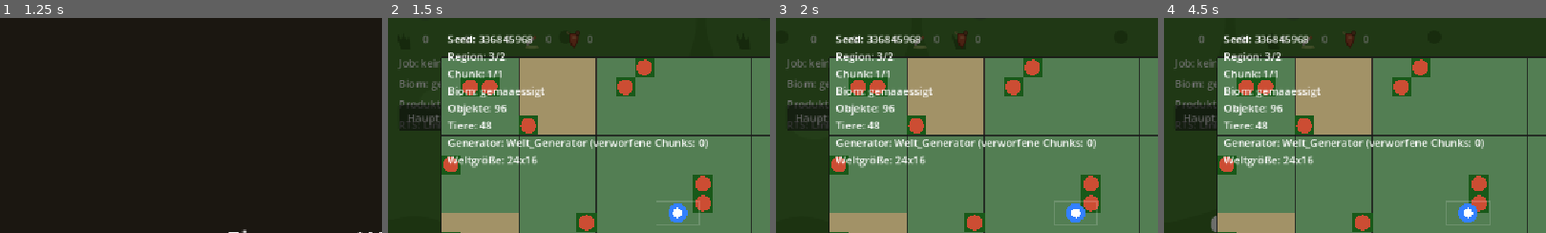
Above: before the commit, frames 1-4 (left to right).
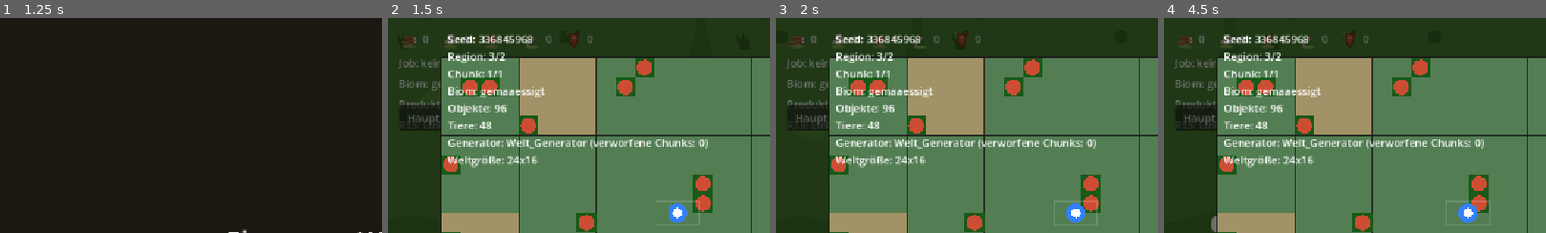
Above: after the commit, the same moments.

Repository: vannon091118/snip-warfare
Game: Godot game, scene res://ui/scenes/hauptmenue.tscn
Same seed, same stepped clock (60 frames per second), same inputs: the game is played once before the commit and once after it.
Inputs (mouse positions are % of the whole screen's width and height, from its top left):
- Up to frame 1 (1.25 s): click "Start" at 0.5 s
- Up to frame 2 (1.5 s): tap Enter at 1.25 s; move the mouse to (72, 45) at 1.27 s; hold Right (ui_right) from 1.28 s (still down); tap M at 1.35 s; click (72, 45) at 1.42 s
- Up to frame 3 (2 s): keep holding Right (ui_right); tap Space at 1.52 s
- Up to frame 4 (4.5 s): release Right (ui_right) at 2 s; click "Hauptmenü" at 2 s; click "Warum?" at 2.75 s; tap Space at 3.5 s; drag from (50, 45) to (45, 70) at 3.52 s; tap Enter at 4.25 s; move the mouse to (60, 28) at 4.27 s; hold Right (ui_right) from 4.28 s (still down); tap 1 at 4.35 s
The pictures show only the part of the screen within x 0-50%, y 0-50%; the shares and areas given below are measured in that part.

Frame 1 is identical in both runs. In frame 2, 0.3% of the frame differs, in the area x 3-29%, y 7-15%; in frame 3, 0.3%; in frame 4, 0.4%.

Commit message:
1. Du hattest verlangt, dass Sprachmischungen aufgelöst werden und dass jede Klasse nur die Wahrheit trägt, die ihr gehört, und Shinon hat den Ressourcen ihre deutschen Namen zurückgegeben und ihnen zugleich die Spiegel aus der Hand genommen, die ihr Ansehen im Spiel längst untergraben hatten. 2. Fünf Klassen in game/logic/kategorie_ressourcen zogen unter neuem Namen durchs Projekt: Resource_Basis wurde Ressource_Basis, Resources_Wood wurde Ressource_Holz, Resources_Stone wurde Ressource_Stein, Resources_Meat wurde Ressource_Fleisch und Resources_Werkzeug wurde Ressource_Werkzeug, samt Uid-Begleitern und Dateinamen, ein Umzug mit Namensschildern an der Tür. 3. Der einzige Verbraucher game/logic/kategorie_einheit/einheit_ressourcen.gd wurde auf die neuen Klassen umgestellt, die zentrale Zuordnung _ressourcen_klasse_fuer und die getypte Liste sprechen jetzt dieselbe Sprache wie die Daten, kein Gastarbeiter mehr unter den Klassennamen. 4. Der Schnitt deckte einen stillen Fehler auf und nahm ihn mit: Die drei Unterklassen Holz, Stein und Fleisch schrieben ihre Werte in eigene wood_, stone_ und meat_Spiegel, ohne den Basis-Aufruf, sodass die Felder, die das Spiel wirklich liest, leer blieben und die Ressourcenleiste ins Leere zeigte, während Raeuchelfleisch, das nie einen Spiegel besaß, korrekt erschien. 5. Jetzt ruft jede Unterklasse zuerst super.aus_konfig_eintrag und setzt Vorgabewerte nur, falls der Katalog-Eintrag ein Feld vermissen lässt, eine Wahrheit pro Wert, und die Spiegel sind zum Fenster geworden. 6. In tools/preflight.py wurde die Präfix-Tabelle von Resource_ und Resources_ auf Ressource_ verschlankt und das Dateninventar folgte, damit das Gate die neue Sprache erzwingt und keine englischen Rückfälle durchwinken kann. 7. Die berührten Dateien sind game/logic/kategorie_ressourcen/ressource_basis.gd samt Uid, ressource_holz.gd samt Uid, ressource_stein.gd samt Uid, ressource_fleisch.gd samt Uid, ressource_werkzeug.gd, game/logic/kategorie_einheit/einheit_ressourcen.gd und tools/preflight.py, sieben Adressen, eine Sprache. 8. Der volle Preflight zählt unverändert 130 Klassen auf 145 Dateien und läuft grün, der Warnungs-Scan nach Regel 6 bleibt ohne Befund, und die sichtbare Ingame-Verifikation nach Regel 7 bleibt dem Editor-Lauf vorbehalten: Dort muss die Ressourcenleiste nun auch für Holz, Stein und Fleisch Namen und Icons zeigen, die Raeuchelfleisch-Zeile war vorher schon die Musterknabe.

Diff:
--- a/game/logic/kategorie_einheit/einheit_ressourcen.gd
+++ b/game/logic/kategorie_einheit/einheit_ressourcen.gd
@@ -15,7 +15,7 @@
 var _timeline: Kern_Timeline = null
 
 ## Kategorie daten: Instanzen der Ressourcen-Datenklassen und der aktuelle Zustand.
-var ressourcen_objekte: Array[Resource_Basis] = []
+var ressourcen_objekte: Array[Ressource_Basis] = []
 var aktueller_zustand: Dictionary = {}
 
 ## Kategorie logik: Zuordnungen, Schema-Ausführung und Signale.
@@ -45,18 +45,18 @@
 		ressourcen_objekte.append(objekt)
 		_objekte_nach_id[ressourcen_id] = objekt
 
-func _ressourcen_klasse_fuer(ressourcen_id: String) -> Resource_Basis:
+func _ressourcen_klasse_fuer(ressourcen_id: String) -> Ressource_Basis:
 	# Zentrale Zuordnung: jede Ressource erhält ihre eigene Datenklasse.
 	match ressourcen_id:
 		"holz":
-			return Resources_Wood.new()
+			return Ressource_Holz.new()
 		"stein":
-			return Resources_Stone.new()
+			return Ressource_Stein.new()
 		"fleisch":
-			return Resources_Meat.new()
+			return Ressource_Fleisch.new()
 		"werkzeug":
-			return Resources_Werkzeug.new()
-	return Resource_Basis.new()
+			return Ressource_Werkzeug.new()
+	return Ressource_Basis.new()
 
 func _startzustand_fahren() -> void:
 	# Startzustand aus dem Schema fahren, damit die Bestände von Anfang an
@@ -68,7 +68,7 @@
 
 func ressource_ids() -> Array[String]:
 	var ids: Array[String] = []
-	for objekt: Resource_Basis in ressourcen_objekte:
+	for objekt: Ressource_Basis in ressourcen_objekte:
 		ids.append(objekt.ressourcen_id)
 	return ids
 
--- a/game/logic/kategorie_ressourcen/resources_meat.gd
+++ /dev/null
@@ -1,15 +0,0 @@
-extends Resource_Basis
-class_name Resources_Meat
-## Datenklasse der Ressource Fleisch: Ressourcen tragen den englischen Namen
-## in der Klasse (Resources_Meat), die Daten selbst bleiben deutsch beschriftet.
-
-var meat_id: String = ""
-var meat_name: String = ""
-var meat_icon_pfad: String = ""
-var meat_farbe: Color = Color.WHITE
-
-func aus_konfig_eintrag(eintrag: Dictionary) -> void:
-	meat_id = str(eintrag.get("id", "fleisch"))
-	meat_name = str(eintrag.get("name", "Fleisch"))
-	meat_icon_pfad = str(eintrag.get("icon_pfad", ""))
-	meat_farbe = Color(str(eintrag.get("farbe", "#C75B39")))
--- a/game/logic/kategorie_ressourcen/resources_stone.gd
+++ /dev/null
@@ -1,14 +0,0 @@
-extends Resource_Basis
-class_name Resources_Stone
-## Datenklasse der Ressource Stein (englischer Ressourcenname, Singular).
-
-var stone_id: String = ""
-var stone_name: String = ""
-var stone_icon_pfad: String = ""
-var stone_farbe: Color = Color.WHITE
-
-func aus_konfig_eintrag(eintrag: Dictionary) -> void:
-	stone_id = str(eintrag.get("id", "stein"))
-	stone_name = str(eintrag.get("name", "Stein"))
-	stone_icon_pfad = str(eintrag.get("icon_pfad", ""))
-	stone_farbe = Color(str(eintrag.get("farbe", "#B9B2A2")))
--- a/game/logic/kategorie_ressourcen/resources_werkzeug.gd
+++ /dev/null
@@ -1,10 +0,0 @@
-extends Resource_Basis
-class_name Resources_Werkzeug
-## Datenklasse der Ressource Werkzeug. Erzeugt ausschließlich durch die
-## zentrale Zuordnung in Einheit_Ressourcen aus game/data/ressourcen.json.
-
-func aus_konfig_eintrag(eintrag: Dictionary) -> void:
-	ressourcen_id = str(eintrag.get("id", "werkzeug"))
-	ressourcen_name = str(eintrag.get("name", "Werkzeug"))
-	icon_pfad = str(eintrag.get("icon_pfad", ""))
-	farbe = Color(str(eintrag.get("farbe", "#5A7A9A")))
--- a/game/logic/kategorie_ressourcen/resources_wood.gd
+++ /dev/null
@@ -1,15 +0,0 @@
-extends Resource_Basis
-class_name Resources_Wood
-## Datenklasse der Ressource Holz. Dateiname und Klasse folgen dem Muster
-## Resources_Meat (englischer Ressourcenname, Singular).
-
-var wood_id: String = ""
-var wood_name: String = ""
-var wood_icon_pfad: String = ""
-var wood_farbe: Color = Color.WHITE
-
-func aus_konfig_eintrag(eintrag: Dictionary) -> void:
-	wood_id = str(eintrag.get("id", "holz"))
-	wood_name = str(eintrag.get("name", "Holz"))
-	wood_icon_pfad = str(eintrag.get("icon_pfad", ""))
-	wood_farbe = Color(str(eintrag.get("farbe", "#8B5A2B")))
--- a/game/logic/kategorie_ressourcen/resource_basis.gd
+++ b/game/logic/kategorie_ressourcen/ressource_basis.gd
@@ -1,13 +1,16 @@
 extends RefCounted
-class_name Resource_Basis
+class_name Ressource_Basis
 ## Datenklasse einer Ressource. Enthält ausschließlich Daten; das Einlesen
 ## aus ressourcen.json ist ein reiner Zuweisungsschritt ohne Berechnung.
 ## Bestandsverwaltung und Ernte bleiben in den State Machines der Game-Domäne.
 
+## Kategorie daten: die vier Katalog-Felder jeder Ressource.
 var ressourcen_id: String = ""
 var ressourcen_name: String = ""
 var icon_pfad: String = ""
 var farbe: Color = Color.WHITE
+
+## Kategorie logik: Zuweisung aus dem Katalog-Eintrag.
 
 func aus_konfig_eintrag(eintrag: Dictionary) -> void:
 	ressourcen_id = str(eintrag.get("id", ""))
--- /dev/null
+++ b/game/logic/kategorie_ressourcen/ressource_fleisch.gd
@@ -0,0 +1,19 @@
+extends Ressource_Basis
+class_name Ressource_Fleisch
+## Datenklasse der Ressource Fleisch. Sie besitzt keine eigenen Felder,
+## denn die Katalog-Wahrheit trägt bereits die Ressource_Basis; die
+## ehemaligen meat_*-Spiegel sind gefallen.
+
+## Kategorie logik: Zuweisung aus dem Katalog-Eintrag.
+
+func aus_konfig_eintrag(eintrag: Dictionary) -> void:
+	# Eine Wahrheit: super trägt die Katalog-Felder, hier bleibt nichts Eigenes.
+	super.aus_konfig_eintrag(eintrag)
+	if not eintrag.has("id"):
+		ressourcen_id = "fleisch"
+	if not eintrag.has("name"):
+		ressourcen_name = "Fleisch"
+	if not eintrag.has("icon_pfad"):
+		icon_pfad = "res://world/assets/ui/ressource_fleisch.svg"
+	if not eintrag.has("farbe"):
+		farbe = Color("#C75B39")
--- /dev/null
+++ b/game/logic/kategorie_ressourcen/ressource_holz.gd
@@ -0,0 +1,21 @@
+extends Ressource_Basis
+class_name Ressource_Holz
+## Datenklasse der Ressource Holz. Sie besitzt keine eigenen Felder,
+## denn die Katalog-Wahrheit trägt bereits die Ressource_Basis; die
+## ehemaligen wood_*-Spiegel sind gefallen, zwei Wahrheiten über
+## denselben Wert waren eine zu viel.
+
+## Kategorie logik: Zuweisung aus dem Katalog-Eintrag.
+
+func aus_konfig_eintrag(eintrag: Dictionary) -> void:
+	# Eine Wahrheit: super trägt id, Name, Icon und Farbe, hier bleibt
+	# nichts Eigenes. Vorgabewerte nur, falls der Katalog-Eintrag fehlt.
+	super.aus_konfig_eintrag(eintrag)
+	if not eintrag.has("id"):
+		ressourcen_id = "holz"
+	if not eintrag.has("name"):
+		ressourcen_name = "Holz"
+	if not eintrag.has("icon_pfad"):
+		icon_pfad = "res://world/assets/ui/ressource_holz.svg"
+	if not eintrag.has("farbe"):
+		farbe = Color("#8B5A2B")
--- /dev/null
+++ b/game/logic/kategorie_ressourcen/ressource_stein.gd
@@ -0,0 +1,19 @@
+extends Ressource_Basis
+class_name Ressource_Stein
+## Datenklasse der Ressource Stein. Sie besitzt keine eigenen Felder,
+## denn die Katalog-Wahrheit trägt bereits die Ressource_Basis; die
+## ehemaligen stone_*-Spiegel sind gefallen.
+
+## Kategorie logik: Zuweisung aus dem Katalog-Eintrag.
+
+func aus_konfig_eintrag(eintrag: Dictionary) -> void:
+	# Eine Wahrheit: super trägt die Katalog-Felder, hier bleibt nichts Eigenes.
+	super.aus_konfig_eintrag(eintrag)
+	if not eintrag.has("id"):
+		ressourcen_id = "stein"
+	if not eintrag.has("name"):
+		ressourcen_name = "Stein"
+	if not eintrag.has("icon_pfad"):
+		icon_pfad = "res://world/assets/ui/ressource_stein.svg"
+	if not eintrag.has("farbe"):
+		farbe = Color("#B9B2A2")
--- /dev/null
+++ b/game/logic/kategorie_ressourcen/ressource_werkzeug.gd
@@ -0,0 +1,19 @@
+extends Ressource_Basis
+class_name Ressource_Werkzeug
+## Datenklasse der Ressource Werkzeug. Erzeugt ausschließlich durch die
+## zentrale Zuordnung in Einheit_Ressourcen aus game/data/ressourcen.json.
+## Sie besitzt keine eigenen Felder; die Katalog-Wahrheit trägt die Basis.
+
+## Kategorie logik: Zuweisung aus dem Katalog-Eintrag.
+
+func aus_konfig_eintrag(eintrag: Dictionary) -> void:
+	# super trägt die Katalog-Felder; Vorgabewerte nur bei fehlendem Eintrag.
+	super.aus_konfig_eintrag(eintrag)
+	if not eintrag.has("id"):
+		ressourcen_id = "werkzeug"
+	if not eintrag.has("name"):
+		ressourcen_name = "Werkzeug"
+	if not eintrag.has("icon_pfad"):
+		icon_pfad = "res://world/assets/ui/ressource_werkzeug.svg"
+	if not eintrag.has("farbe"):
+		farbe = Color("#5A7A9A")
Renamed: game/logic/kategorie_ressourcen/resource_basis.gd.uid -> game/logic/kategorie_ressourcen/ressource_basis.gd.uid
Renamed: game/logic/kategorie_ressourcen/resources_meat.gd.uid -> game/logic/kategorie_ressourcen/ressource_fleisch.gd.uid
Renamed: game/logic/kategorie_ressourcen/resources_wood.gd.uid -> game/logic/kategorie_ressourcen/ressource_holz.gd.uid
Renamed: game/logic/kategorie_ressourcen/resources_stone.gd.uid -> game/logic/kategorie_ressourcen/ressource_stein.gd.uid
Not shown, changed: shinon/commit_msg.txt
Not shown, changed: tools/preflight.py
